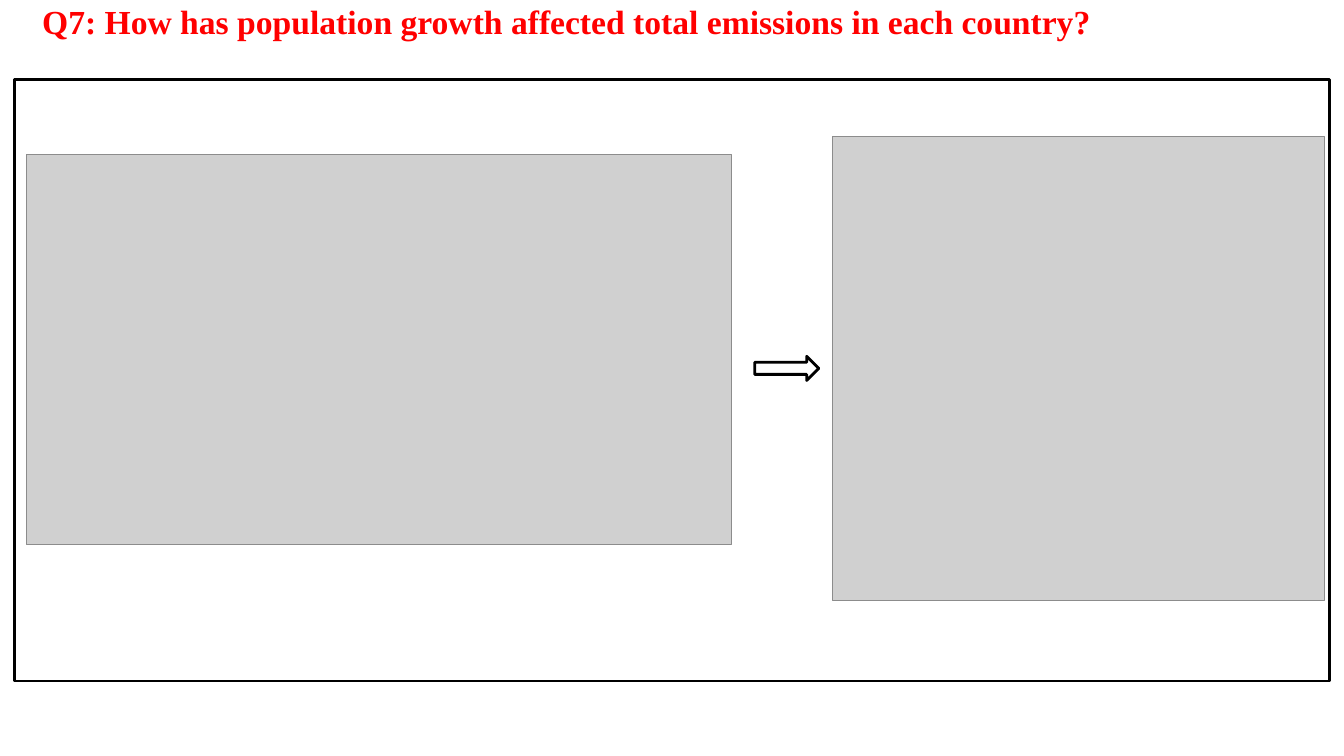
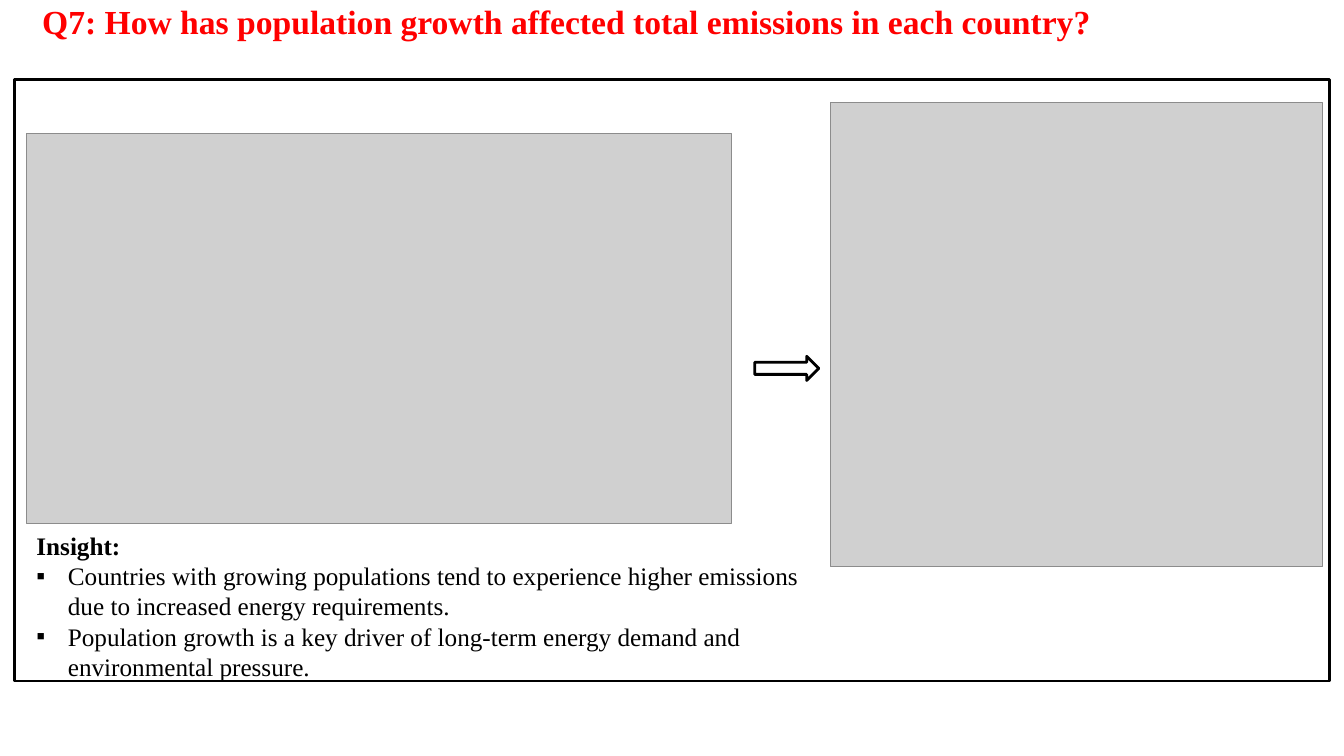
Before and after one commit to ShivaniGundla/SQL_Project, a slide deck: slide 14 of presentation/SQL_Project_Shivani_Gundla.pptx (slide 13 before the commit). Drawn at 1344x756 pixels with LibreOffice and Linux fonts; fonts in the diff are those of the drawing; grey boxes stand for pictures; background and template pictures are left out. Boxes give left, top, right and bottom in pixels: in the first picture for what was removed or moved away, otherwise in the second. Text is boxed around its words. In the diff, an @@ line names an element or a change of style, - is before the commit and + after.

```diff
--- a/presentation/SQL_Project_Shivani_Gundla.pptx
+++ b/presentation/SQL_Project_Shivani_Gundla.pptx
@@ picture: place and size @@
-picture at [832, 136, 1324, 601]
+picture at [831, 103, 1323, 568]
@@ picture: place and size @@
-picture at [26, 154, 731, 544]
+picture at [26, 133, 731, 523]
@@ text added at [36, 537, 797, 682], 18 pt, text #000000 @@
+Insight:
+▪ Countries with growing populations tend to experience higher emissions due to increased energy requirements.
+▪ Population growth is a key driver of long-term energy demand and environmental pressure.
```
Also in this commit, not shown: 16 other slides changed, 2 slides added, 2 slides removed.
